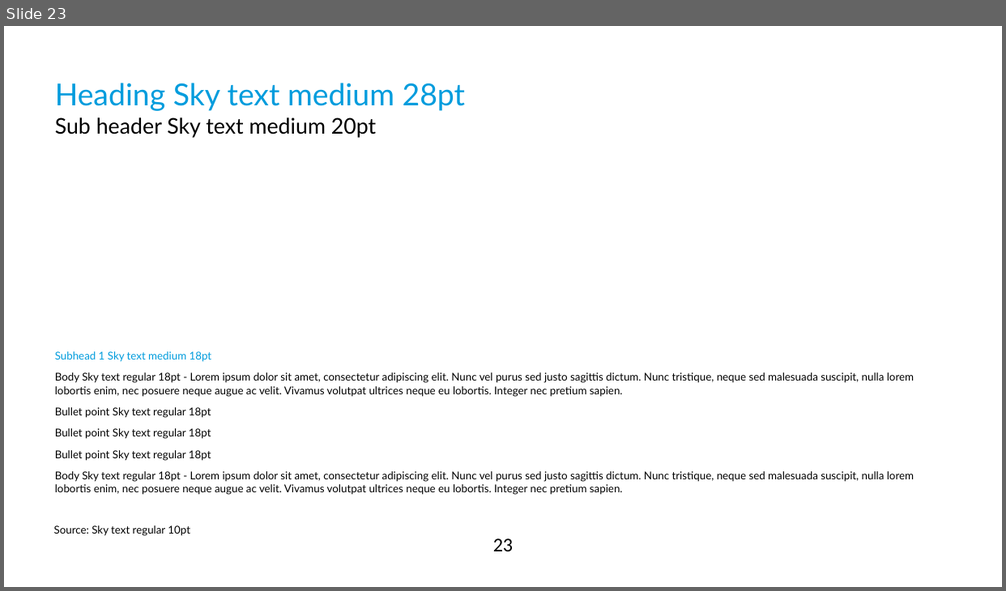
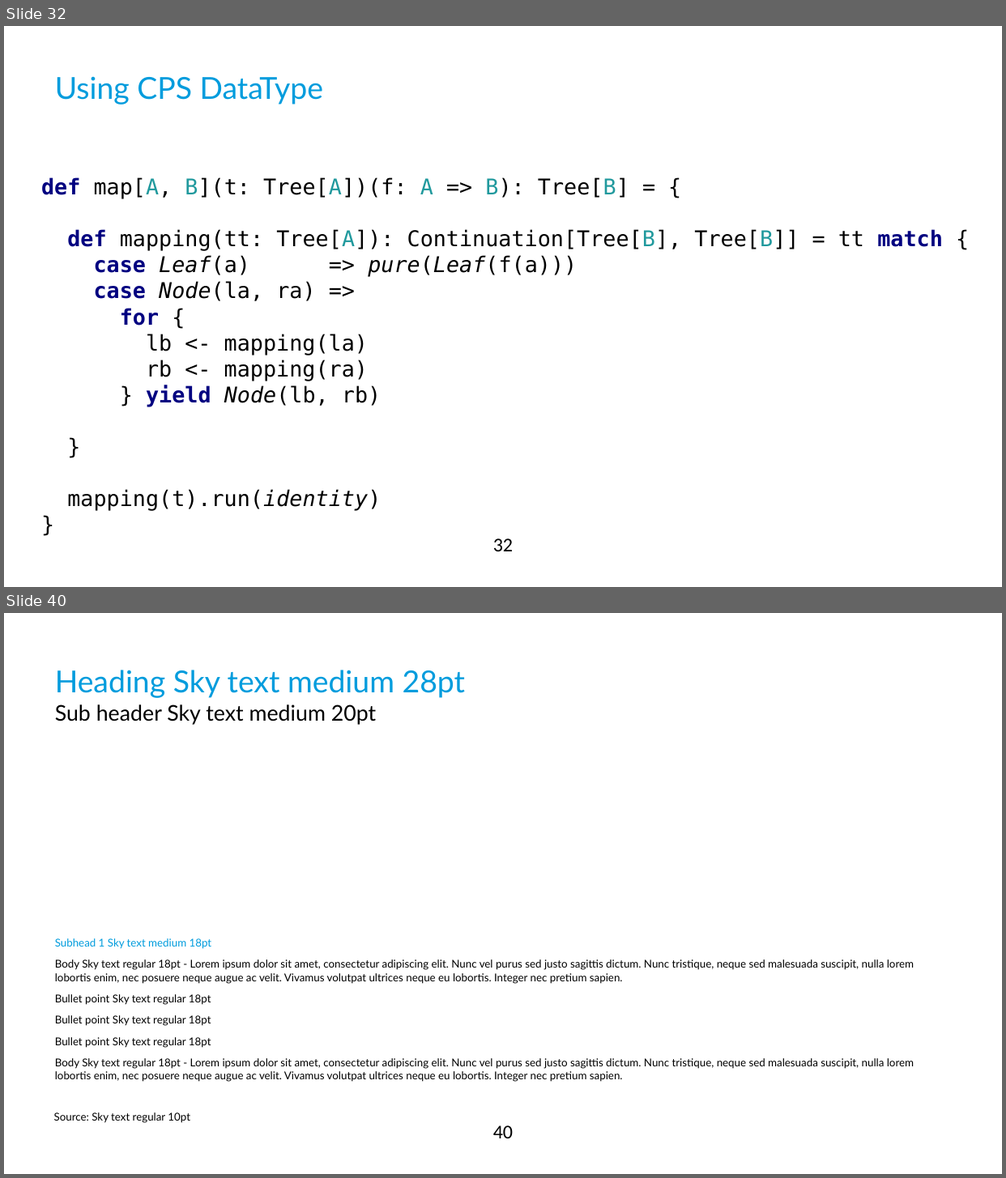
Before and after one commit to qqupp/continuations-playground, a slide deck: docs/diy-continuations.pptx. Shown one above the other, each under a label of ours: slide 23 before the commit, slides 32 and 40 after it; the slides between them are not shown. The pictures are 1006x591 and 1006x1178 pixels, drawn with LibreOffice and Linux fonts; fonts in the diff are those of the drawing; background and template pictures are left out. Boxes give left, top, right and bottom in pixels: in the first picture for what was removed or moved away, otherwise in the second. Text is boxed around its words. In the diff, an @@ line names an element or a change of style, - is before the commit and + after.

```diff
--- a/docs/diy-continuations.pptx
+++ b/docs/diy-continuations.pptx
@@ slide 32 added at [4,26,1002,587], background #FFFFFF; not listed: 1 template element that a slide beside it also shows @@
@@ title added at [55,76,323,105], 28 pt, text #009CDD @@
+Using CPS DataType
@@ text added at [41,177,943,511], 20 pt, text #000000 @@
+def map[A, B](t: Tree[A])(f: A => B): Tree[B] = {
+def mapping(tt: Tree[A]): Continuation[Tree[B], Tree[B]] = tt match {
+case Leaf(a) => pure(Leaf(f(a)))
+case Node(la, ra) =>
+for {
+lb <- mapping(la)
+rb <- mapping(ra)
+} yield Node(lb, rb)
+}
+mapping(t).run(identity)
+}
@@ what was slide 23 is now slide 40 @@
@@ page number at [493,1126,513,1139]: text changed @@
-23
+40
```
Also in this commit, not shown: 3 slides changed, 17 other slides added, 1 slide removed, 2 other files.
